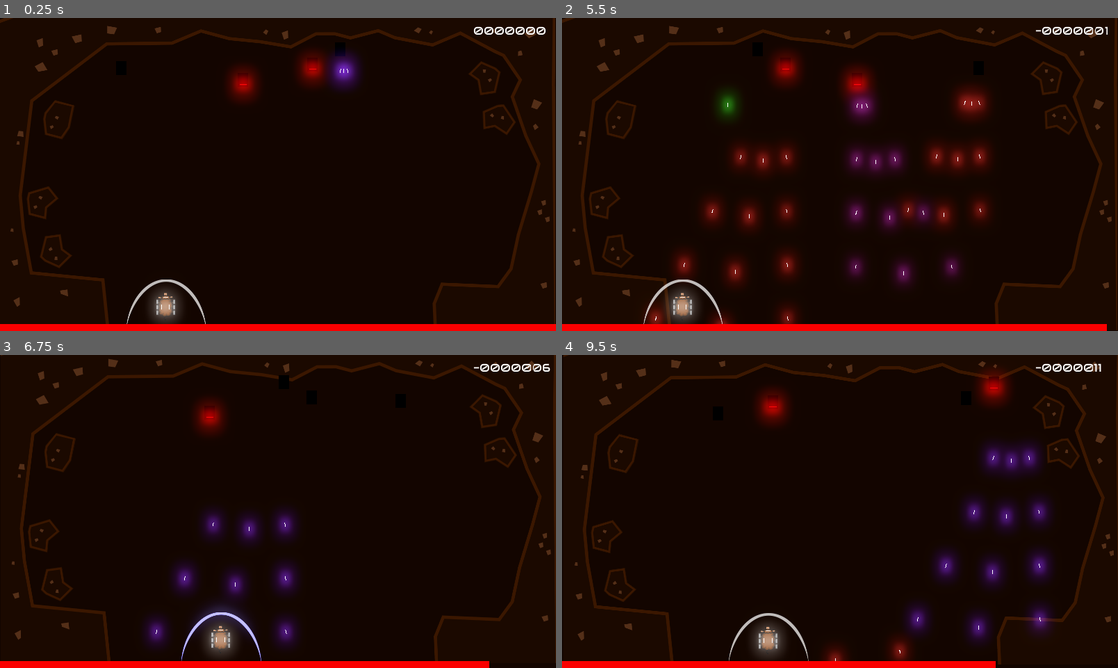
Above: before the commit, frames 1-4 (two rows, left to right).
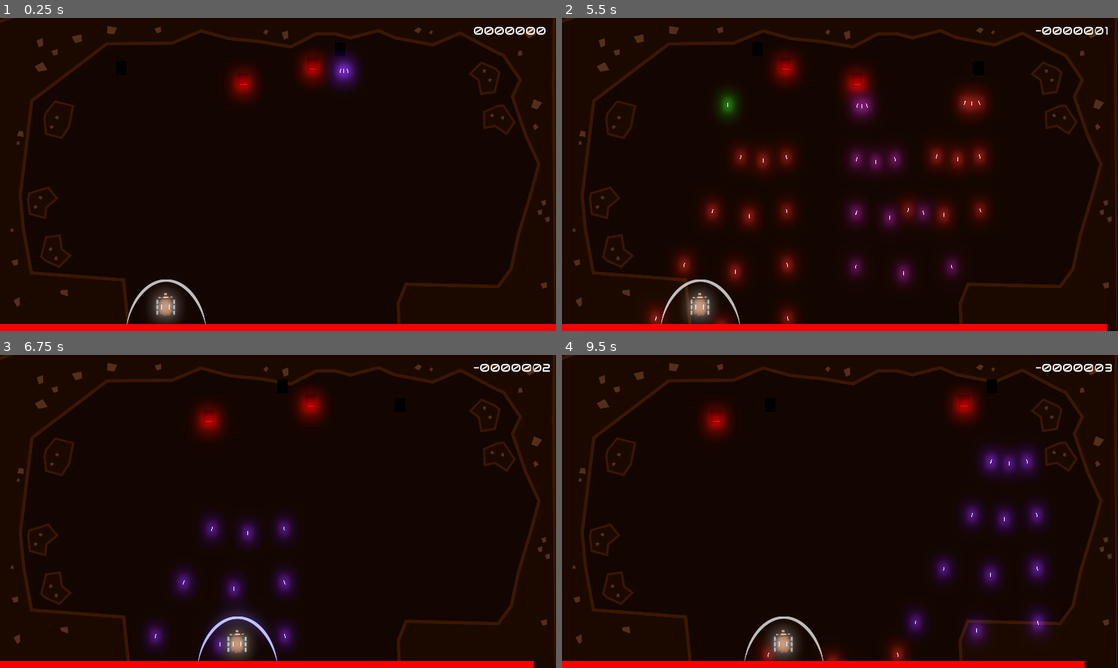
Above: after the commit, the same moments.

Repository: GameDrivenDesign/punk-wolf
Game: Godot game, scene res://game.tscn
Two runs of this game, one before a commit and one after it. Both use one fixed random seed, a clock stepped at 60 frames per second and the inputs below.
Inputs:
- Up to frame 1 (0.25 s): no input
- Up to frame 2 (5.5 s): tap Enter at 0.5 s; hold Right (ui_right) 0.53-1.28 s; hold R (shield_blue) 0.53-1.28 s; hold Left (ui_left) 1.28-2.03 s; tap E (shield_red) at 1.35, 4.35 s; hold Right (ui_right) 2.03-3.53 s; tap Q (shoot_0) at 2.1, 5.1 s; tap W (shoot_1) at 2.85 s; hold R (shield_blue) 3.53-4.28 s; hold Left (ui_left) from 3.53 s (still down)
- Up to frame 3 (6.75 s): release Left (ui_left) at 5.78 s; hold Right (ui_right) from 5.78 s (still down); tap W (shoot_1) at 5.85 s; hold R (shield_blue) from 6.53 s (still down)
- Up to frame 4 (9.5 s): release R (shield_blue) at 7.28 s; tap E (shield_red) at 7.35 s; release Right (ui_right) at 8.03 s; hold Left (ui_left) from 8.03 s (still down); tap Q (shoot_0) at 8.1 s; tap W (shoot_1) at 8.85 s

The runs differ from the first frame. In frame 1, 0.5% of the frame differs, in the area x 7-87%, y 81-98%; in frame 2, 1.4%; in frame 3, 7.9%; in frame 4, 9.6%, in the area x 0-100%, y 0-100%.

Commit message:
be evil and further constrain the sheep's movement

Diff:
--- a/background.svg
+++ b/background.svg
@@ -23,9 +23,9 @@
      borderopacity="1.0"
      inkscape:pageopacity="0"
      inkscape:pageshadow="2"
-     inkscape:zoom="1.3060246"
-     inkscape:cx="1239.7674"
-     inkscape:cy="28.213315"
+     inkscape:zoom="0.92349885"
+     inkscape:cx="626.6703"
+     inkscape:cy="-31.037393"
      inkscape:document-units="mm"
      inkscape:current-layer="layer1"
      inkscape:document-rotation="0"
@@ -45,7 +45,7 @@
         <dc:format>image/svg+xml</dc:format>
         <dc:type
            rdf:resource="http://purl.org/dc/dcmitype/StillImage" />
-        <dc:title />
+        <dc:title></dc:title>
       </cc:Work>
     </rdf:RDF>
   </metadata>
@@ -97,7 +97,7 @@
     <path
        id="path856"
        style="fill:#1c0a00;fill-opacity:1;stroke:#3c1800;stroke-width:2.44800997;stroke-linecap:butt;stroke-linejoin:miter;stroke-miterlimit:4;stroke-dasharray:none;stroke-opacity:1"
-       d="m 1.2696167,12.035096 -38.2806847,14.002149 -13.383296,149.513735 10.683608,97.56456 88.169128,-6.62469 -4.554964,-44.60908 -54.406134,-5.35845 -6.273969,-34.29505 -2.262956,-24.55401 8.815877,-72.078688 57.135108,-43.321239 49.599374,-0.544925 22.093532,-9.260766 21.56061,5.829827 23.66937,2.355977 23.2534,3.896156 19.03768,-9.865185 14.48937,-0.03392 11.74286,3.09313 21.2218,-5.499292 12.59308,5.349787 28.79668,5.483196 21.10725,-8.961341 25.95202,13.775761 6.97891,3.197372 12.73436,18.564615 -6.0859,12.914437 10.29496,29.664458 9.92194,21.30425 -5.7129,21.27465 -9.96677,33.0708 -5.40326,25.40055 -9.98729,13.65401 -42.62063,-1.81704 -5.97627,14.80002 1.17815,27.5169 91.94811,2.87443 -2.28815,-195.945836 0.80846,-62.142737 -189.84917,-3.9957609 z"
+       d="m 1.2696167,12.035096 -38.2806847,14.002149 -13.383296,149.513735 10.683608,97.56456 103.926682,-6.62469 -4.554964,-44.60908 -70.163688,-5.35845 -6.273969,-34.29505 -2.262956,-24.55401 8.815877,-72.078688 57.135108,-43.321239 49.599374,-0.544925 22.093532,-9.260766 21.56061,5.829827 23.66937,2.355977 23.2534,3.896156 19.03768,-9.865185 14.48937,-0.03392 11.74286,3.09313 21.2218,-5.499292 12.59308,5.349787 28.79668,5.483196 21.10725,-8.961341 25.95202,13.775761 6.97891,3.197372 12.73436,18.564615 -6.0859,12.914437 10.29496,29.664458 9.92194,21.30425 -5.7129,21.27465 -9.96677,33.0708 -5.40326,25.40055 -9.98729,13.65401 -70.12472,-1.81704 -5.97627,14.80002 1.17815,27.5169 119.4522,2.87443 -2.28815,-195.945836 0.80846,-62.142737 -189.84917,-3.9957609 z"
        sodipodi:nodetypes="ccccccccccccccccccccccccccccccccccccccccc"
        inkscape:connector-curvature="0" />
     <path
--- a/global.gd
+++ b/global.gd
@@ -1,7 +1,7 @@
 extends Node
 
 const PADDING_HORIZONTAL: Vector2 = Vector2(250, 300)
-const PLAYER_PADDING_HORIZONTAL: Vector2 = Vector2(350, 400)
+const PLAYER_PADDING_HORIZONTAL: Vector2 = Vector2(400, 480)
 const PADDING_TOP: float = 80.0
 const GAME_NAME = "Punk Wolf"
 
